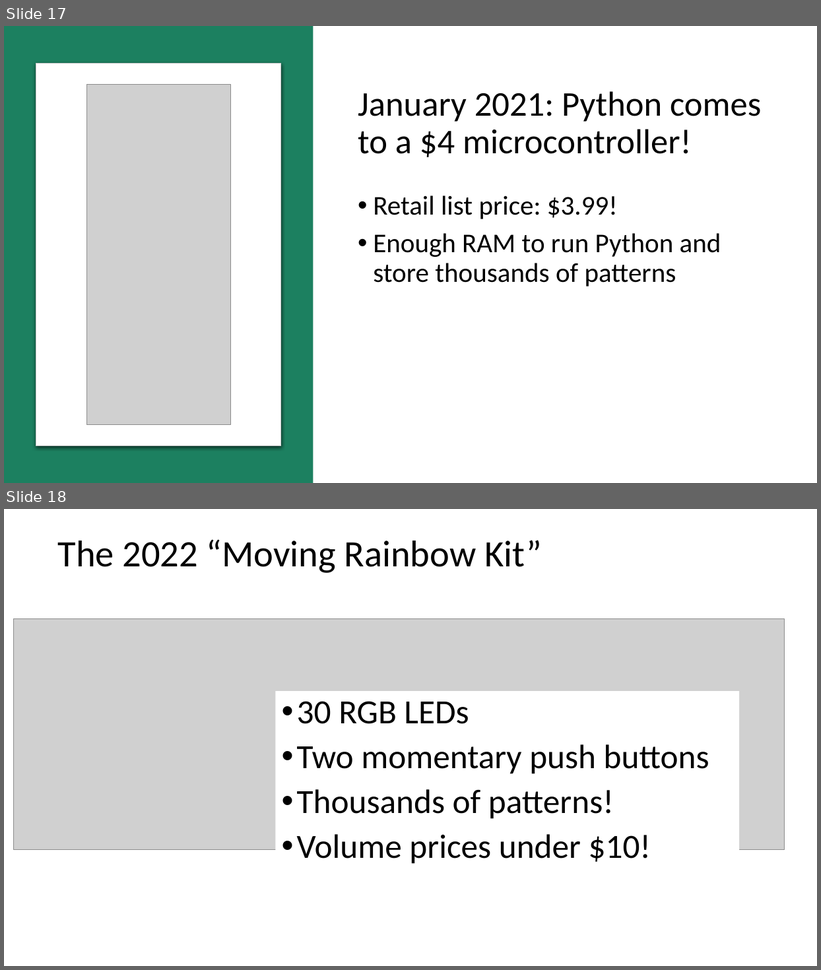
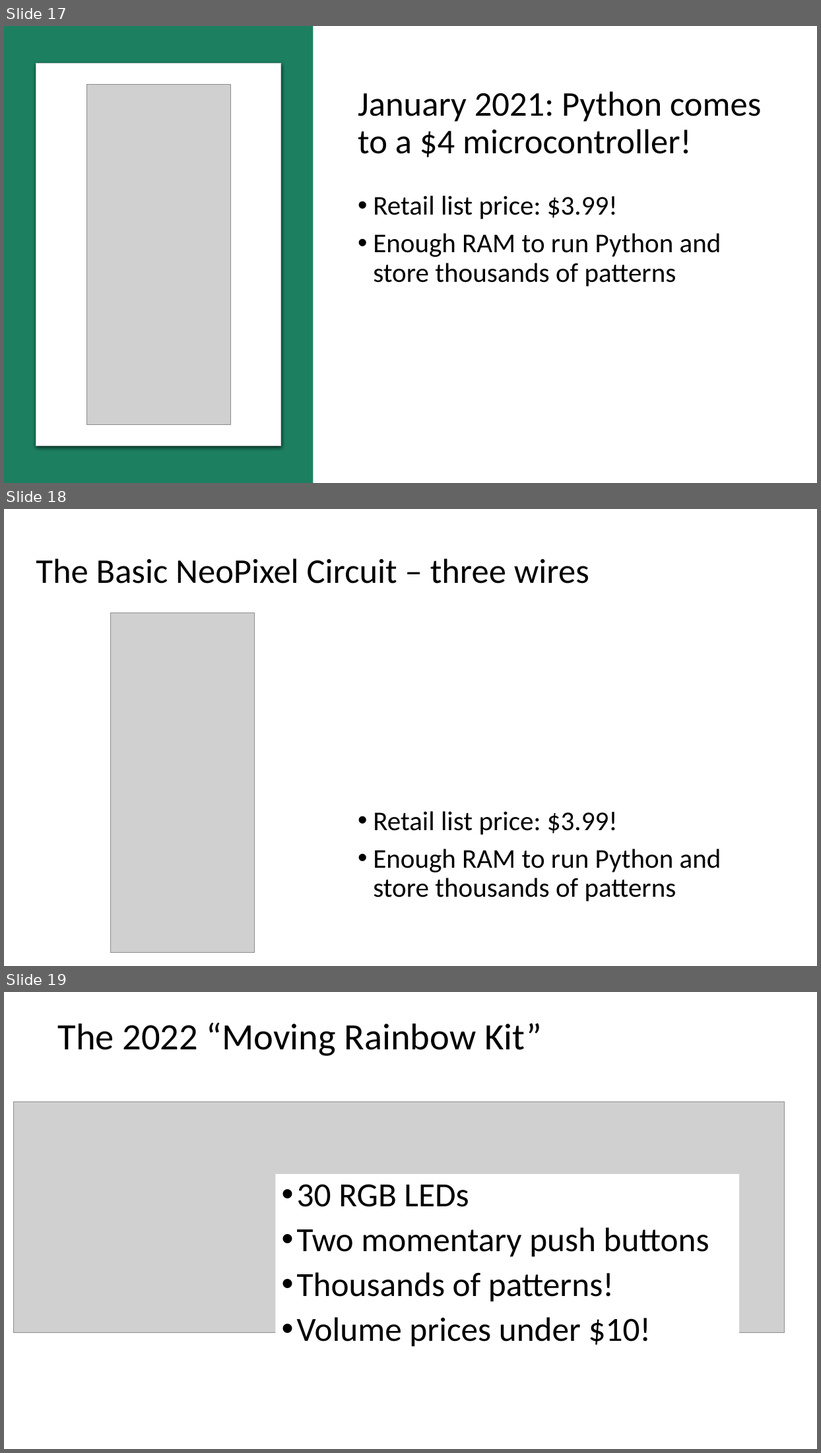
Before and after one commit to dmccreary/moving-rainbow, a slide deck: slides/led-strips-for-computational-thinking.pptx. Shown one above the other, each under a label of ours: slides 17 and 18 before the commit, slides 17, 18 and 19 after it. The pictures are 821x970 and 821x1453 pixels, drawn with LibreOffice and Linux fonts; fonts in the diff are those of the drawing; grey boxes stand for pictures; background and template pictures are left out. Boxes give left, top, right and bottom in pixels: in the first picture for what was removed or moved away, otherwise in the second. Text is boxed around its words. In the diff, an @@ line names an element or a change of style, - is before the commit and + after.

```diff
--- a/slides/led-strips-for-computational-thinking.pptx
+++ b/slides/led-strips-for-computational-thinking.pptx
@@ slide 18 added at [4, 509, 817, 966], background #FFFFFF @@
@@ title added at [36, 559, 589, 584], 41 pt, text #000000 @@
+The Basic NeoPixel Circuit – three wires
@@ picture added at [111, 613, 255, 953] @@
@@ text added at [373, 811, 721, 902], 32 pt, text #000000 @@
+• Retail list price: $3.99!
+• Enough RAM to run Python and store thousands of patterns
@@ what was slide 18 is now slide 19 @@
```
Also in this commit, not shown: 8 other files.
